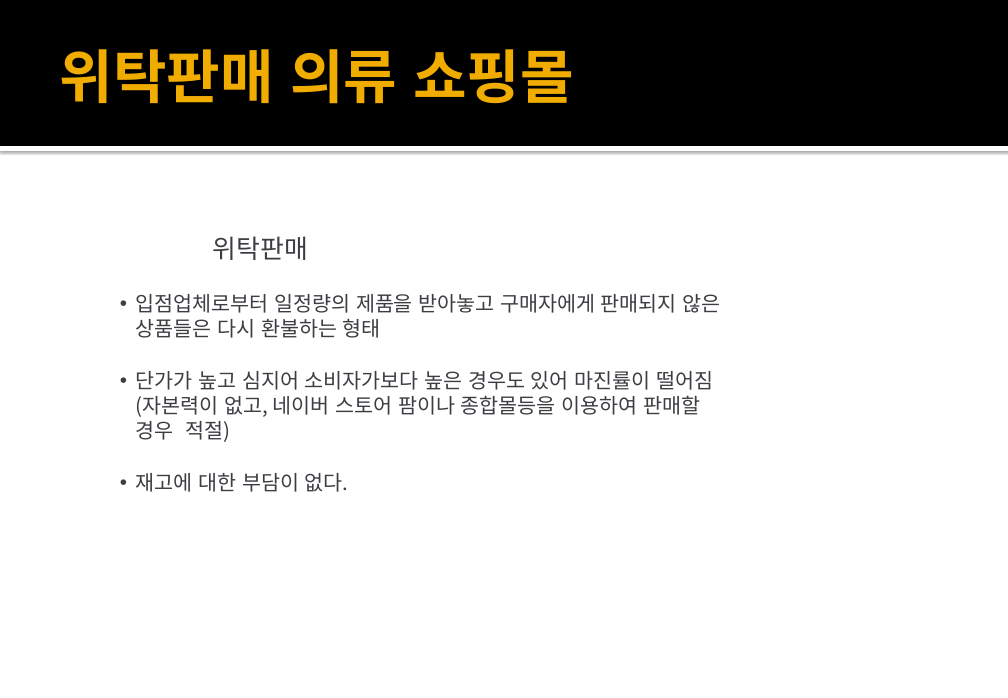
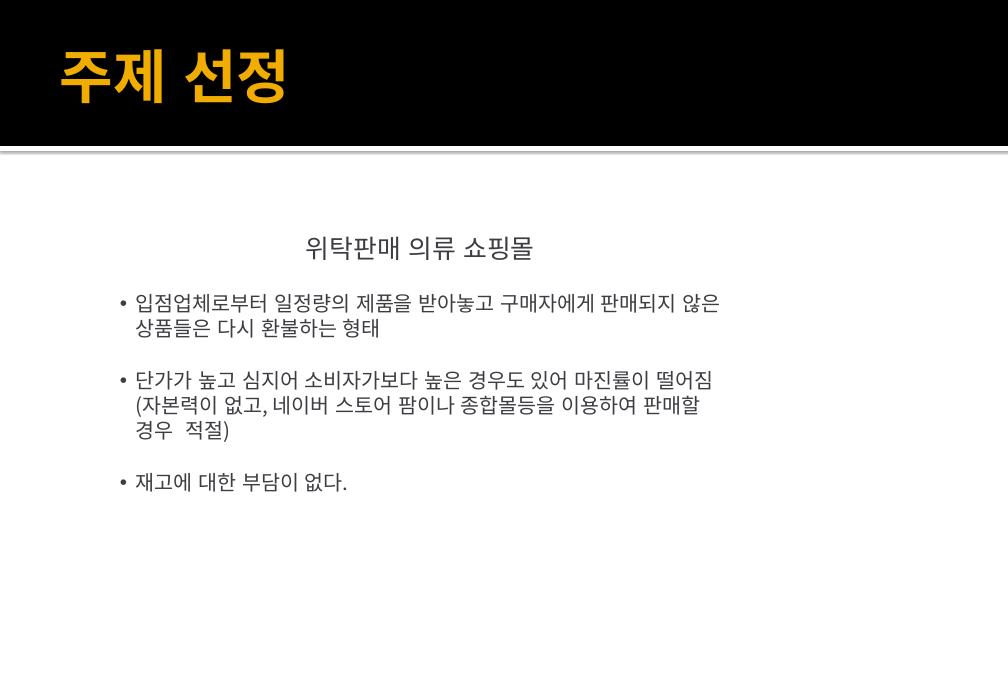
Before and after one commit to sjh1123/ShinJaeHo, a slide deck: slide 3 of 01_메인.pptx. Drawn at 1008x698 pixels with LibreOffice and Linux fonts; fonts in the diff are those of the drawing. Boxes give left, top, right and bottom in pixels: in the first picture for what was removed or moved away, otherwise in the second. Text is boxed around its words. In the diff, an @@ line names an element or a change of style, - is before the commit and + after.

```diff
--- a/01_메인.pptx
+++ b/01_메인.pptx
@@ title at (60,49,290,104): text changed @@
-위탁판매 의류 쇼핑몰
+주제 선정
@@ text at (306,236,534,260): text changed @@
-위탁판매
+위탁판매 의류 쇼핑몰
```
Also in this commit, not shown: 3 other slides changed, 1 slide removed, 2 other files.
